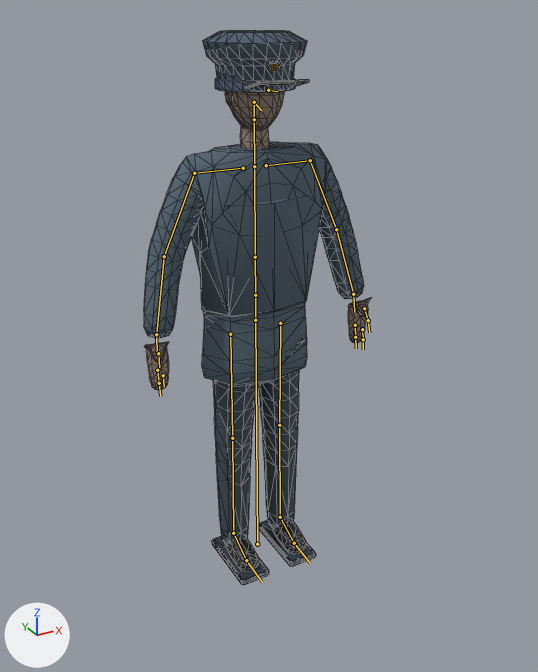
Renders of the glTF model models/city/people/militia_patrol_far.glb from each side of a commit.
Camera for both pictures: a 50 mm lens placed at (-1.113, -2.117, 1.953), pointed at (-0.023, -0.135, 0.962). The axes (+X, +Y, +Z) are drawn at lower left. The lights are the same throughout. The older version comes first. The bones that change, and the others that lie on the model, are drawn over the model as lines. Mesh edges are drawn as thin lines.

Objects in the first picture: 'human_noir'.
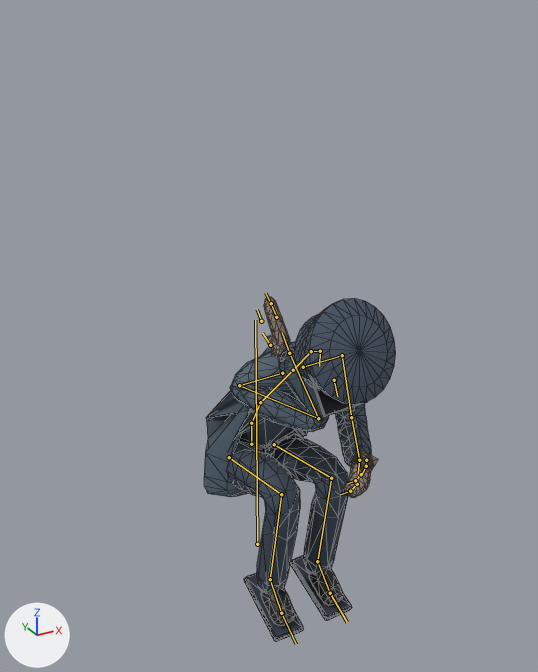
The newer file adds an action. The first version stands in its rest pose; the second is drawn at frame 3 of the action 'crouch_hold_wind_loop'.

Scene script edits in JSON lines:
```json
{"block": "bone_pelvis", "where": "bone_pelvis = bpy.data.objects['human_rig'].pose.bones['pelvis']  # child of 'root'"}
{"op": "set", "path": "bone_pelvis.location", "old": "(0.0, 0.0, 0.0)", "new": "(0.02, -0.55, -0.08)"}
{"block": "bone_spine", "where": "bone_spine = bpy.data.objects['human_rig'].pose.bones['spine']  # child of 'pelvis'"}
{"op": "set", "path": "bone_spine.rotation_quaternion", "old": "(1.0, 0.0, 0.0, 0.0)", "new": "(0.968, 0.25, 0.034, -0.009)", "note": "degrees (0, 0, 0) -> degrees (29, 4, 0)"}
{"block": "bone_spine2", "where": "bone_spine2 = bpy.data.objects['human_rig'].pose.bones['spine2']  # child of 'spine'"}
{"op": "set", "path": "bone_spine2.rotation_quaternion", "old": "(1.0, 0.0, 0.0, 0.0)", "new": "(0.993, 0.122, 0.0, 0.0)", "note": "degrees (0, 0, 0) -> degrees (14, 0, 0)"}
{"block": "bone_head", "where": "bone_head = bpy.data.objects['human_rig'].pose.bones['head']  # child of 'neck'"}
{"op": "set", "path": "bone_head.rotation_quaternion", "old": "(1.0, 0.0, 0.0, 0.0)", "new": "(0.978, 0.208, 0.0, 0.0)", "note": "degrees (0, 0, 0) -> degrees (24, 0, 0)"}
{"block": "bone_upper_arm_l", "where": "bone_upper_arm_l = bpy.data.objects['human_rig'].pose.bones['upper_arm.L']  # child of 'shoulder.L'"}
{"op": "set", "path": "bone_upper_arm_l.rotation_quaternion", "old": "(1.0, 0.0, 0.0, 0.0)", "new": "(0.933, -0.339, 0.042, -0.115)", "note": "degrees (0, 0, 0) -> degrees (-40, 0, -14)"}
{"block": "bone_forearm_l", "where": "bone_forearm_l = bpy.data.objects['human_rig'].pose.bones['forearm.L']  # child of 'upper_arm.L'"}
{"op": "set", "path": "bone_forearm_l.rotation_quaternion", "old": "(1.0, 0.0, 0.0, 0.0)", "new": "(0.766, -0.643, 0.0, 0.0)", "note": "degrees (0, 0, 0) -> degrees (-80, 0, 0)"}
{"block": "bone_fingers_1_l", "where": "bone_fingers_1_l = bpy.data.objects['human_rig'].pose.bones['fingers_1.L']  # child of 'hand.L'"}
{"op": "set", "path": "bone_fingers_1_l.rotation_quaternion", "old": "(1.0, 0.0, 0.0, 0.0)", "new": "(0.986, 0.0, 0.0, 0.169)", "note": "degrees (0, 0, 0) -> degrees (0, 0, 20)"}
{"block": "bone_fingers_2_l", "where": "bone_fingers_2_l = bpy.data.objects['human_rig'].pose.bones['fingers_2.L']  # child of 'fingers_1.L'"}
{"op": "set", "path": "bone_fingers_2_l.rotation_quaternion", "old": "(1.0, 0.0, 0.0, 0.0)", "new": "(0.982, 0.0, 0.0, 0.191)", "note": "degrees (0, 0, 0) -> degrees (0, 0, 22)"}
{"block": "bone_upper_arm_r", "where": "bone_upper_arm_r = bpy.data.objects['human_rig'].pose.bones['upper_arm.R']  # child of 'shoulder.R'"}
{"op": "set", "path": "bone_upper_arm_r.rotation_quaternion", "old": "(1.0, 0.0, 0.0, 0.0)", "new": "(0.492, -0.853, -0.15, 0.087)", "note": "degrees (0, 0, 0) -> degrees (-120, 0, 20)"}
{"block": "bone_forearm_r", "where": "bone_forearm_r = bpy.data.objects['human_rig'].pose.bones['forearm.R']  # child of 'upper_arm.R'"}
{"op": "set", "path": "bone_forearm_r.rotation_quaternion", "old": "(1.0, 0.0, 0.0, 0.0)", "new": "(0.5, -0.866, 0.0, 0.0)", "note": "degrees (0, 0, 0) -> degrees (-120, 0, 0)"}
{"block": "bone_fingers_1_r", "where": "bone_fingers_1_r = bpy.data.objects['human_rig'].pose.bones['fingers_1.R']  # child of 'hand.R'"}
{"op": "set", "path": "bone_fingers_1_r.rotation_quaternion", "old": "(1.0, 0.0, 0.0, 0.0)", "new": "(0.986, 0.0, 0.0, -0.169)", "note": "degrees (0, 0, 0) -> degrees (0, 0, -20)"}
{"block": "bone_fingers_2_r", "where": "bone_fingers_2_r = bpy.data.objects['human_rig'].pose.bones['fingers_2.R']  # child of 'fingers_1.R'"}
{"op": "set", "path": "bone_fingers_2_r.rotation_quaternion", "old": "(1.0, 0.0, 0.0, 0.0)", "new": "(0.982, 0.0, 0.0, -0.191)", "note": "degrees (0, 0, 0) -> degrees (0, 0, -22)"}
{"block": "bone_index_1_r", "where": "bone_index_1_r = bpy.data.objects['human_rig'].pose.bones['index_1.R']  # child of 'hand.R'"}
{"op": "set", "path": "bone_index_1_r.rotation_quaternion", "old": "(1.0, 0.0, 0.0, 0.0)", "new": "(0.987, 0.0, 0.0, -0.163)", "note": "degrees (0, 0, 0) -> degrees (0, 0, -19)"}
{"block": "bone_thigh_l", "where": "bone_thigh_l = bpy.data.objects['human_rig'].pose.bones['thigh.L']  # child of 'pelvis'"}
{"op": "set", "path": "bone_thigh_l.rotation_quaternion", "old": "(1.0, 0.0, 0.0, 0.0)", "new": "(0.629, -0.777, 0.0, 0.0)", "note": "degrees (0, 0, 0) -> degrees (-102, 0, 0)"}
{"block": "bone_shin_l", "where": "bone_shin_l = bpy.data.objects['human_rig'].pose.bones['shin.L']  # child of 'thigh.L'"}
{"op": "set", "path": "bone_shin_l.rotation_quaternion", "old": "(1.0, 0.0, 0.0, 0.0)", "new": "(0.559, 0.829, 0.0, 0.0)", "note": "degrees (0, 0, 0) -> degrees (112, 0, 0)"}
{"block": "bone_foot_l", "where": "bone_foot_l = bpy.data.objects['human_rig'].pose.bones['foot.L']  # child of 'shin.L'"}
{"op": "set", "path": "bone_foot_l.rotation_quaternion", "old": "(1.0, 0.0, 0.0, 0.0)", "new": "(0.998, 0.07, 0.0, 0.0)", "note": "degrees (0, 0, 0) -> degrees (8, 0, 0)"}
{"block": "bone_thigh_r", "where": "bone_thigh_r = bpy.data.objects['human_rig'].pose.bones['thigh.R']  # child of 'pelvis'"}
{"op": "set", "path": "bone_thigh_r.rotation_quaternion", "old": "(1.0, 0.0, 0.0, 0.0)", "new": "(0.629, -0.777, 0.0, 0.0)", "note": "degrees (0, 0, 0) -> degrees (-102, 0, 0)"}
{"block": "bone_shin_r", "where": "bone_shin_r = bpy.data.objects['human_rig'].pose.bones['shin.R']  # child of 'thigh.R'"}
{"op": "set", "path": "bone_shin_r.rotation_quaternion", "old": "(1.0, 0.0, 0.0, 0.0)", "new": "(0.559, 0.829, 0.0, 0.0)", "note": "degrees (0, 0, 0) -> degrees (112, 0, 0)"}
{"block": "bone_foot_r", "where": "bone_foot_r = bpy.data.objects['human_rig'].pose.bones['foot.R']  # child of 'shin.R'"}
{"op": "set", "path": "bone_foot_r.rotation_quaternion", "old": "(1.0, 0.0, 0.0, 0.0)", "new": "(0.998, 0.07, 0.0, 0.0)", "note": "degrees (0, 0, 0) -> degrees (8, 0, 0)"}
```

Where the change shows, as pixel boxes (x1, y1, x2, y2) in the pictures (538 x 672 px):
```json
{"object": "human_noir", "change": "posed", "before": [144, 30, 372, 585], "after": [204, 297, 396, 642], "on screen": "16% narrower, 38% shorter"}
{"bone": "pelvis", "before": "(255, 320) to (255, 295)", "after": "(251, 444) to (251, 423)"}
{"bone": "spine", "before": "(255, 295) to (255, 257)", "after": "(251, 423) to (260, 402)"}
{"bone": "spine2", "before": "(255, 257) to (254, 166)", "after": "(260, 402) to (293, 370)"}
{"bone": "head", "before": "(254, 119) to (254, 102)", "after": "(311, 351) to (320, 351)"}
{"bone": "upper_arm.L", "before": "(310, 160) to (336, 229)", "after": "(342, 355) to (351, 417)"}
{"bone": "forearm.L", "before": "(336, 229) to (353, 294)", "after": "(351, 417) to (359, 460)"}
{"bone": "fingers_1.L", "before": "(355, 325) to (355, 337)", "after": "(357, 484) to (350, 491)"}
{"bone": "fingers_2.L", "before": "(355, 337) to (356, 348)", "after": "(350, 491) to (340, 494)"}
{"bone": "upper_arm.R", "before": "(194, 173) to (164, 256)", "after": "(239, 385) to (318, 418)"}
{"bone": "forearm.R", "before": "(164, 256) to (156, 334)", "after": "(318, 418) to (289, 353)"}
{"bone": "fingers_1.R", "before": "(157, 370) to (159, 383)", "after": "(276, 317) to (271, 303)"}
{"bone": "fingers_2.R", "before": "(159, 383) to (160, 396)", "after": "(271, 303) to (265, 293)"}
{"bone": "index_1.R", "before": "(163, 375) to (164, 387)", "after": "(261, 321) to (257, 309)"}
{"bone": "thigh.L", "before": "(280, 323) to (279, 425)", "after": "(274, 444) to (331, 478)"}
{"bone": "shin.L", "before": "(279, 425) to (280, 517)", "after": "(331, 478) to (317, 561)"}
{"bone": "foot.L", "before": "(280, 517) to (294, 543)", "after": "(317, 561) to (330, 593)"}
{"bone": "thigh.R", "before": "(230, 334) to (232, 438)", "after": "(229, 457) to (281, 494)"}
{"bone": "shin.R", "before": "(232, 438) to (233, 533)", "after": "(281, 494) to (270, 579)"}
{"bone": "foot.R", "before": "(233, 533) to (246, 560)", "after": "(270, 579) to (281, 613)"}
```
